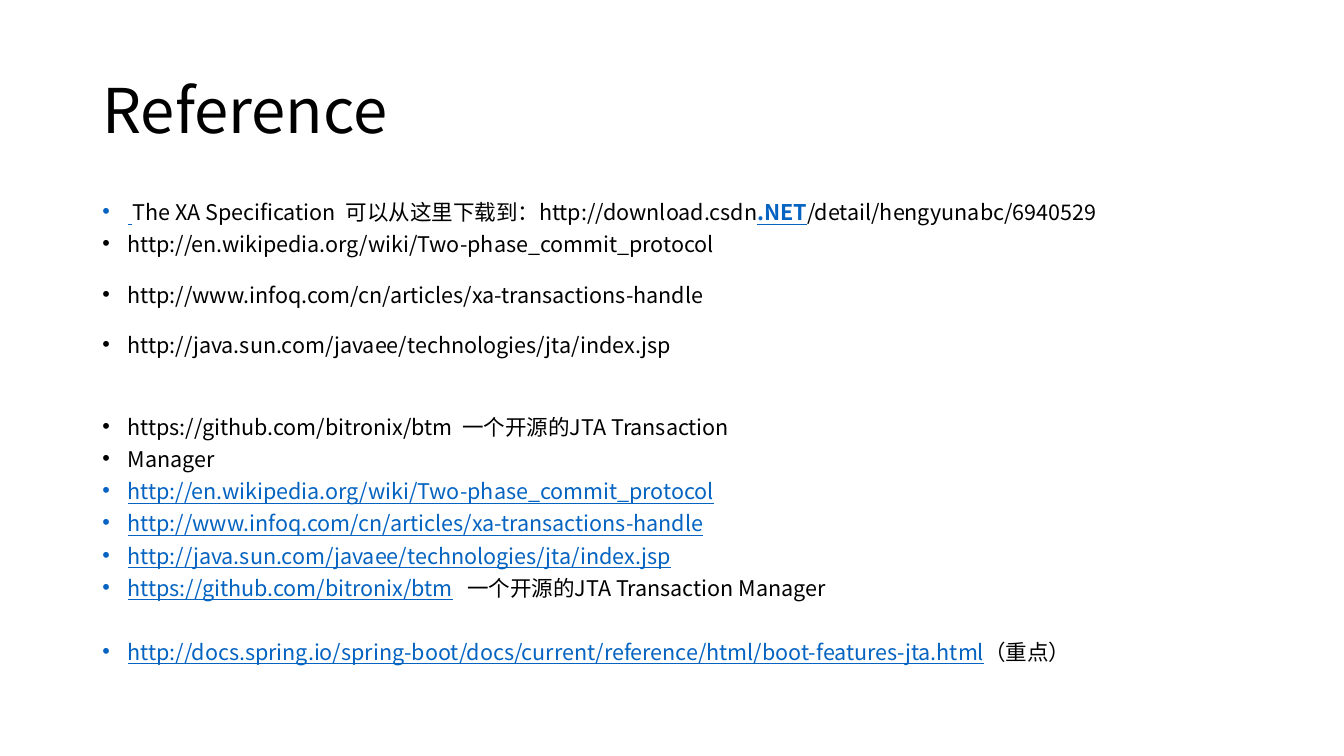
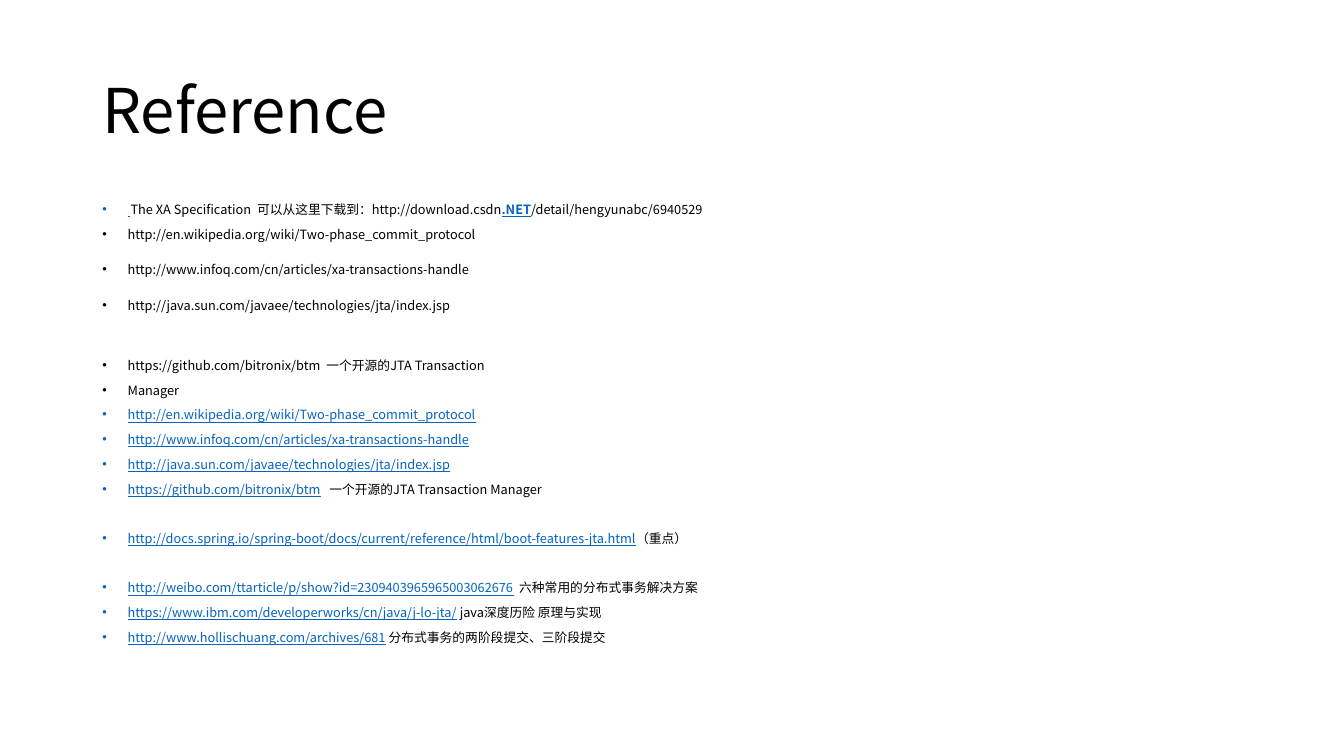
Before and after one commit to courage89/xa_presentation, a slide deck: slide 22 of 分布式事务.pptx. Drawn at 1344x756 pixels with LibreOffice and Linux fonts; fonts in the diff are those of the drawing. Boxes give left, top, right and bottom in pixels: in the first picture for what was removed or moved away, otherwise in the second. Text is boxed around its words. In the diff, an @@ line names an element or a change of style, - is before the commit and + after.

```diff
--- a/分布式事务.pptx
+++ b/分布式事务.pptx
@@ text at [128, 203, 702, 546]: size 15.4 to 9.1 pt in "The XA Specification 可以从这里下载到：http://download.csdn.NET/detai ...", "http://en.wikipedia.org/wiki/Two-phase_commit_protocol", "http://www.infoq.com/cn/articles/xa-transactions-handle", "http://java.sun.com/javaee/technologies/jta/index.jsp" and 7 more places @@
@@ text at [128, 581, 698, 645]: paragraphs added @@
+• http://weibo.com/ttarticle/p/show?id=2309403965965003062676 六种常用的分布式事务解决方案
+• https://www.ibm.com/developerworks/cn/java/j-lo-jta/ java深度历险 原理与实现
+• http://www.hollischuang.com/archives/681 分布式事务的两阶段提交、三阶段提交
```
Also in this commit, not shown: 5 other slides changed, 1 slide added, 1 slide removed.
